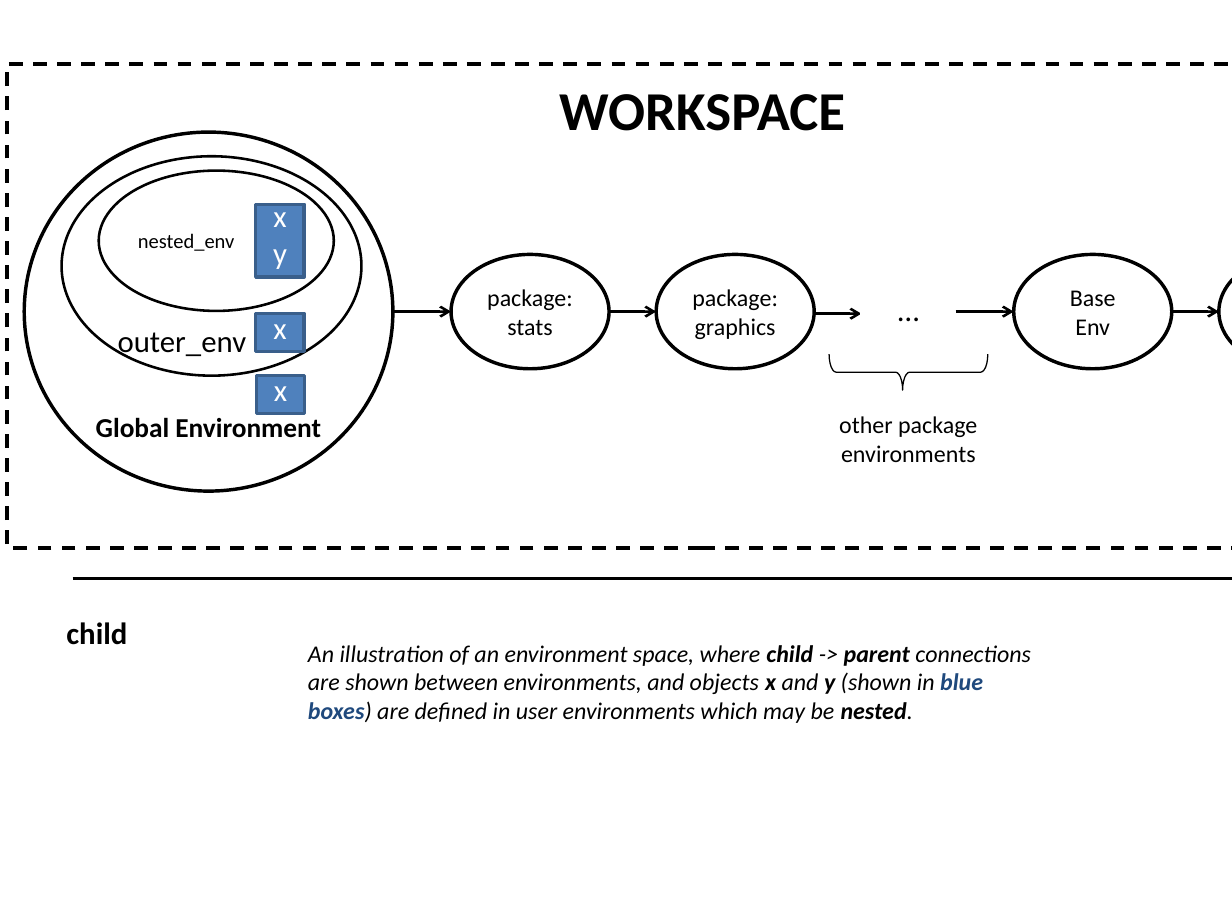
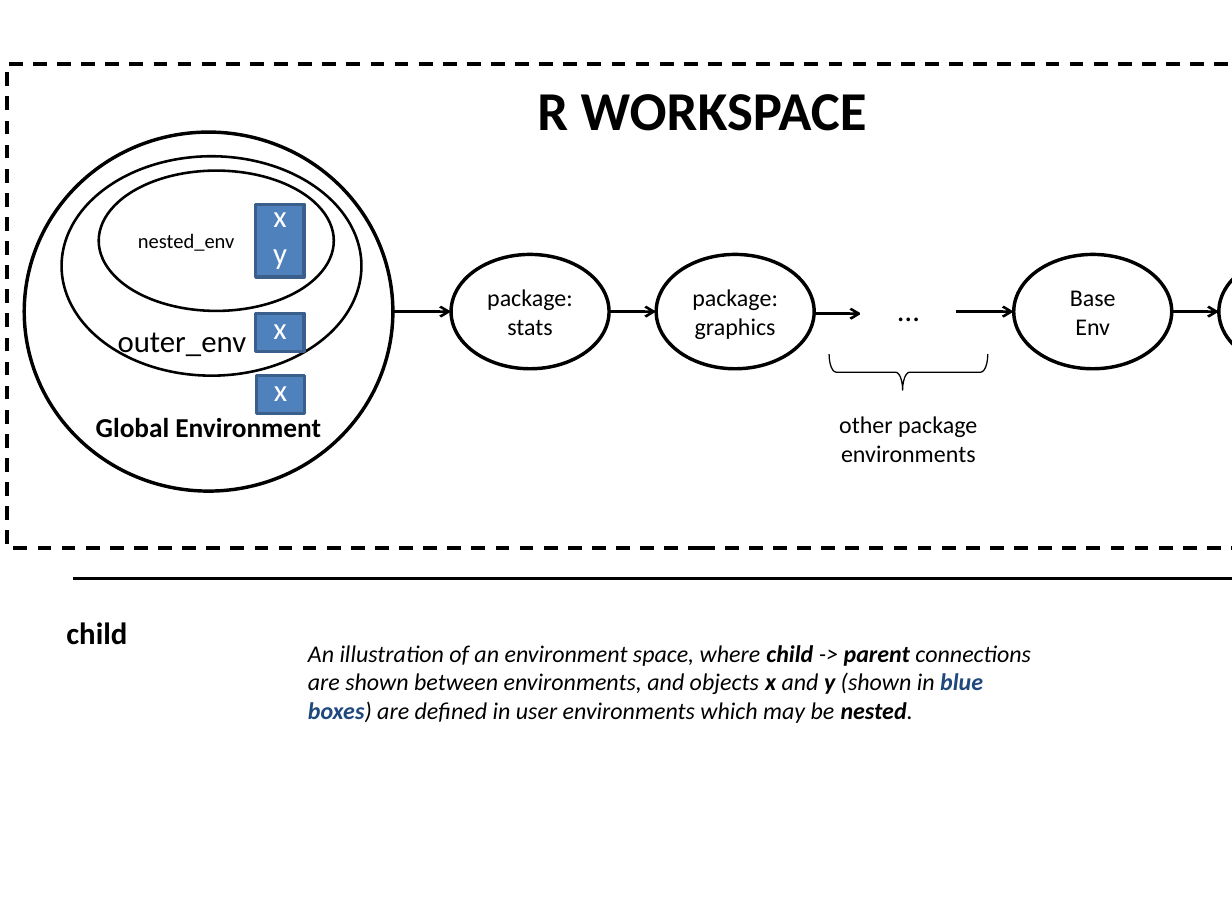
Before and after one commit to mastropi/envnames, a slide deck: slide 1 of docs/EnvironmentsMap.pptx. Drawn at 1232x924 pixels with LibreOffice and Linux fonts; fonts in the diff are those of the drawing. Boxes give left, top, right and bottom in pixels: in the first picture for what was removed or moved away, otherwise in the second. Text is boxed around its words. In the diff, an @@ line names an element or a change of style, - is before the commit and + after.

```diff
--- a/docs/EnvironmentsMap.pptx
+++ b/docs/EnvironmentsMap.pptx
@@ text in rectangle at [537, 94, 867, 131]: text changed @@
-WORKSPACE
+R WORKSPACE
```
Also in this commit, not shown: 5 other files.
